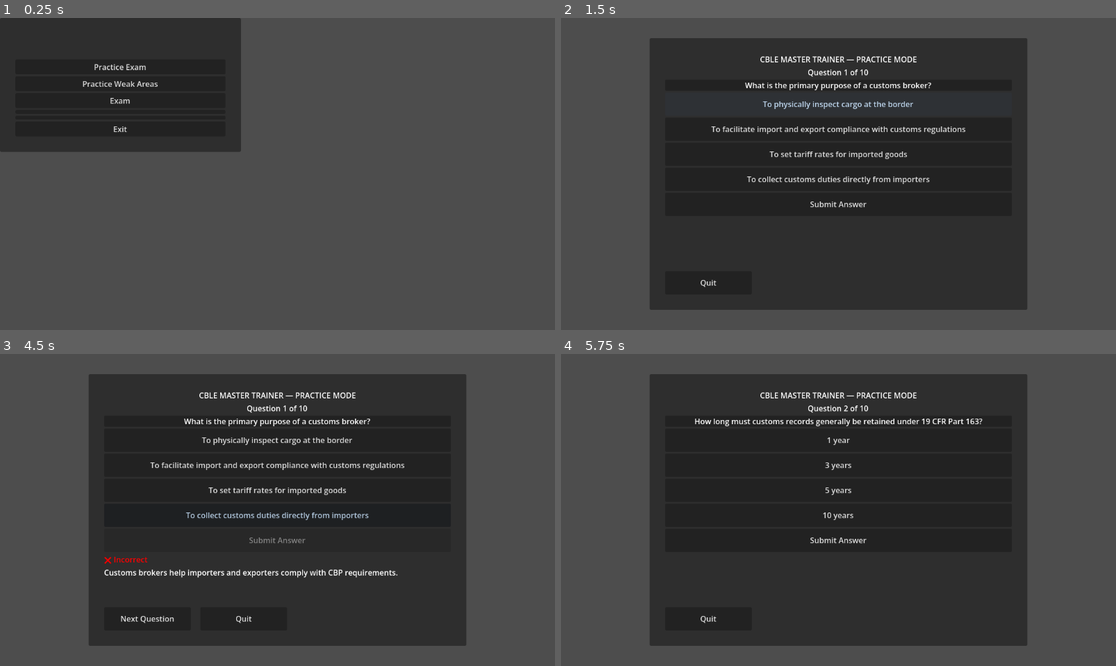
Above: before the commit, frames 1-4 (two rows, left to right).
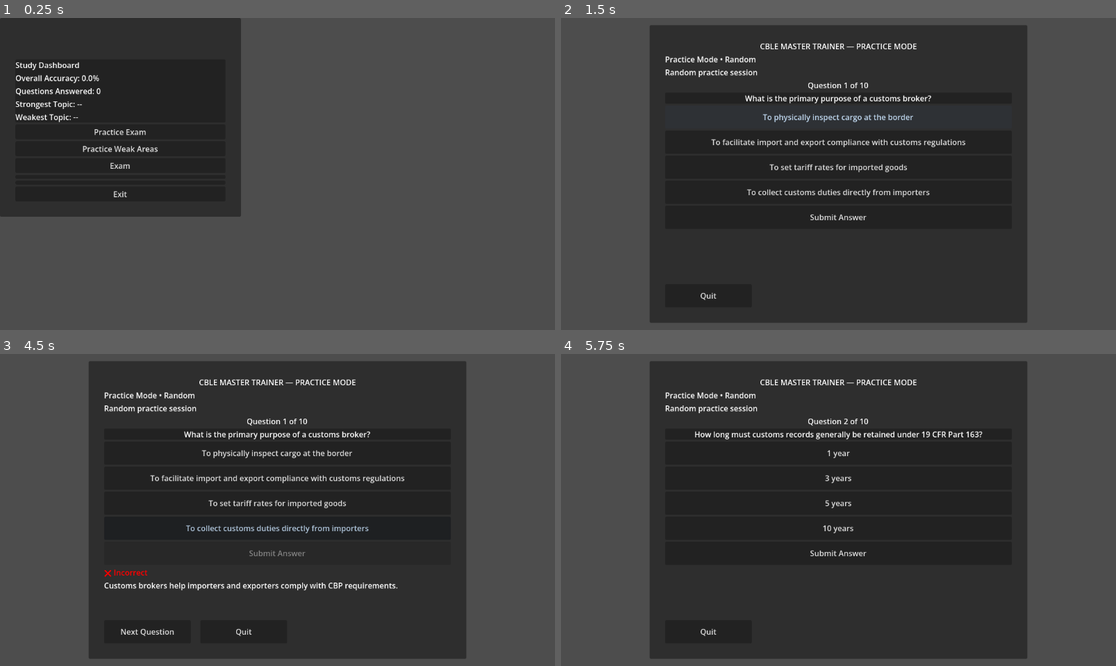
Above: after the commit, the same moments.

Repository: FrissioNx/cble-master-trainer
Game: Godot game, scene res://scenes/menus/MainMenu_Test.tscn
Same seed, same stepped clock (60 frames per second), same inputs: the game is played once before the commit and once after it.
Inputs:
- Up to frame 1 (0.25 s): no input
- Up to frame 2 (1.5 s): click "Practice Exam" at 0.5 s; click "To physically inspect cargo a…" at 1.25 s
- Up to frame 3 (4.5 s): click "To facilitate import and expo…" at 2 s; click "To set tariff rates for impor…" at 2.75 s; click "To collect customs duties dir…" at 3.5 s; click "Submit Answer" at 4.25 s
- Up to frame 4 (5.75 s): click "Next Question" at 5 s

The runs differ from the first frame. In frame 1, 10% of the frame differs, in the area x 0-44%, y 14-64%; in frame 2, 9.9%; in frame 3, 11%, in the area x 16-84%, y 2-98%; in frame 4, 8.1%.

Commit message:
Add persistent study dashboard

Diff:
--- a/scenes/menus/MainMenu_Test.tscn
+++ b/scenes/menus/MainMenu_Test.tscn
@@ -1,6 +1,7 @@
 [gd_scene format=3 uid="uid://el58jprgyqfi"]
 
 [ext_resource type="Script" uid="uid://1ofsc43y2ibx" path="res://scripts/controllers/MainMenuController.gd" id="1_wc1as"]
+[ext_resource type="PackedScene" uid="uid://vm0a8yytln2t" path="res://scenes/shared/DashboardPanel.tscn" id="2_nl533"]
 
 [node name="MainMenu" type="Control" unique_id=561134865]
 layout_mode = 3
@@ -39,6 +40,9 @@
 [node name="SubtitleLabel" type="Label" parent="MarginContainer/CenterContainer/MenuCard/CardMargin/VBoxContainer" unique_id=12281047]
 layout_mode = 2
 
+[node name="DashboardPanel" parent="MarginContainer/CenterContainer/MenuCard/CardMargin/VBoxContainer" unique_id=1292883073 instance=ExtResource("2_nl533")]
+layout_mode = 2
+
 [node name="PracticeButton" type="Button" parent="MarginContainer/CenterContainer/MenuCard/CardMargin/VBoxContainer" unique_id=169761909]
 layout_mode = 2
 text = "Practice Exam"
--- a/scenes/quiz/QuizSession.tscn
+++ b/scenes/quiz/QuizSession.tscn
@@ -47,6 +47,14 @@
 text = "CLBE Master Trainer"
 horizontal_alignment = 1
 vertical_alignment = 1
+
+[node name="ModeLabel" type="Label" parent="MarginContainer/CenterContainer/QuizCard/CardMargin/VBoxContainer" unique_id=386421773]
+unique_name_in_owner = true
+layout_mode = 2
+
+[node name="ReasonLabel" type="Label" parent="MarginContainer/CenterContainer/QuizCard/CardMargin/VBoxContainer" unique_id=625944609]
+unique_name_in_owner = true
+layout_mode = 2
 
 [node name="ProgressLabel" type="Label" parent="MarginContainer/CenterContainer/QuizCard/CardMargin/VBoxContainer" unique_id=881076365]
 unique_name_in_owner = true
--- /dev/null
+++ b/scenes/shared/DashboardPanel.tscn
@@ -0,0 +1,39 @@
+[gd_scene format=3 uid="uid://vm0a8yytln2t"]
+
+[ext_resource type="Script" uid="uid://b8wo588txupgi" path="res://scripts/controllers/DashboardController.gd" id="1_kvmen"]
+
+[node name="DashboardPanel" type="PanelContainer" unique_id=1292883073]
+offset_right = 40.0
+offset_bottom = 40.0
+script = ExtResource("1_kvmen")
+
+[node name="MarginContainer" type="MarginContainer" parent="." unique_id=1115544387]
+layout_mode = 2
+
+[node name="VBoxContainer" type="VBoxContainer" parent="MarginContainer" unique_id=669041676]
+layout_mode = 2
+
+[node name="DashboardTitle" type="Label" parent="MarginContainer/VBoxContainer" unique_id=1931302218]
+unique_name_in_owner = true
+layout_mode = 2
+text = "Study Dashboard"
+
+[node name="AccuracyLabel" type="Label" parent="MarginContainer/VBoxContainer" unique_id=456716603]
+unique_name_in_owner = true
+layout_mode = 2
+text = "Overall Accuracy: --"
+
+[node name="QuestionsAnsweredLabel" type="Label" parent="MarginContainer/VBoxContainer" unique_id=1289821202]
+unique_name_in_owner = true
+layout_mode = 2
+text = "Questions Answered: --"
+
+[node name="StrongestTopicLabel" type="Label" parent="MarginContainer/VBoxContainer" unique_id=2110178321]
+unique_name_in_owner = true
+layout_mode = 2
+text = "Strongest Topic: --"
+
+[node name="WeakestTopicLabel" type="Label" parent="MarginContainer/VBoxContainer" unique_id=333572013]
+unique_name_in_owner = true
+layout_mode = 2
+text = "Weakest Topic: --"
--- /dev/null
+++ b/scripts/controllers/DashboardController.gd
@@ -0,0 +1,45 @@
+extends PanelContainer
+
+@onready var dashboard_title: Label = %DashboardTitle
+@onready var accuracy_label: Label = %AccuracyLabel
+@onready var questions_answered_label: Label = %QuestionsAnsweredLabel
+@onready var strongest_topic_label: Label = %StrongestTopicLabel
+@onready var weakest_topic_label: Label = %WeakestTopicLabel
+
+func _ready():
+	refresh_dashboard()
+
+func refresh_dashboard():
+	dashboard_title.text = "Study Dashboard"
+	accuracy_label.text = "Overall Accuracy: %.1f%%" % StatisticsManager.get_accuracy()
+	questions_answered_label.text = "Questions Answered: %d" % StatisticsManager.total_answered
+
+	var strongest = get_strongest_topic()
+	var weakest = get_weakest_topic()
+
+	strongest_topic_label.text = "Strongest Topic: %s" % strongest
+	weakest_topic_label.text = "Weakest Topic: %s" % weakest
+
+func get_strongest_topic() -> String:
+	var best_topic := "--"
+	var best_accuracy := -1.0
+
+	for topic in StatisticsManager.get_all_topics():
+		var accuracy = StatisticsManager.get_topic_accuracy(topic)
+		if accuracy > best_accuracy:
+			best_accuracy = accuracy
+			best_topic = "%s (%.1f%%)" % [topic, accuracy]
+
+	return best_topic
+
+func get_weakest_topic() -> String:
+	var worst_topic := "--"
+	var worst_accuracy := 101.0
+
+	for topic in StatisticsManager.get_all_topics():
+		var accuracy = StatisticsManager.get_topic_accuracy(topic)
+		if accuracy < worst_accuracy:
+			worst_accuracy = accuracy
+			worst_topic = "%s (%.1f%%)" % [topic, accuracy]
+
+	return worst_topic
--- a/scripts/controllers/QuizController.gd
+++ b/scripts/controllers/QuizController.gd
@@ -41,6 +41,8 @@
 
 @onready var title_label: Label = %TitleLabel
 @onready var progress_label: Label = %ProgressLabel
+@onready var mode_label: Label = %ModeLabel
+@onready var reason_label: Label = %ReasonLabel
 
 @onready var question_label: Label = %QuestionLabel
 
@@ -71,20 +73,16 @@
 
 
 func _ready():
-	print("ROOT CHILDREN:")
-	for child in get_children():
-		print(child.name)
-
-	print("LOOKING FOR TITLE:")
-	print(get_node_or_null("MarginContainer/CenterContainer/QuizCard/CardMargin/VBoxContainer/TitleLabel"))
 	randomize()
 
 	if SessionManager.current_mode == SessionManager.QuizMode.EXAM:
 		title_label.text = "CBLE MASTER TRAINER — EXAM MODE"
 	else:
 		title_label.text = "CBLE MASTER TRAINER — PRACTICE MODE"
+
+	update_mode_label()
+
 	progress_label.text = ""
-
 	feedback_label.text = ""
 	explanation_label.text = ""
 
@@ -123,7 +121,10 @@
 		show_session_complete()
 		return
 
-	current_question = QuestionSelector.get_next_question(remaining_questions)
+	var selection: QuestionSelection = QuestionSelector.get_next_question(remaining_questions)
+
+	current_question = selection.question
+	reason_label.text = selection.reason
 	answered_questions.append(current_question)
 
 	current_question_number += 1
@@ -219,3 +220,13 @@
 
 func _on_quit_button_pressed():
 	get_tree().change_scene_to_file("res://scenes/menus/MainMenu_Test.tscn")
+
+func update_mode_label():
+	if SessionManager.current_mode == SessionManager.QuizMode.EXAM:
+		mode_label.text = "Exam Mode"
+		return
+
+	if SessionManager.selection_mode == SessionManager.SelectionMode.WEAK_AREAS:
+		mode_label.text = "Practice Mode • Weak Areas"
+	else:
+		mode_label.text = "Practice Mode • Random"
--- a/scripts/managers/StatisticsManager.gd
+++ b/scripts/managers/StatisticsManager.gd
@@ -5,10 +5,17 @@
 
 var topic_stats := {}
 
+
+func _ready():
+	load_stats()
+
+
 func reset():
 	total_answered = 0
 	total_correct = 0
 	topic_stats.clear()
+	save_stats()
+
 
 func record_answer(tags: Array, correct: bool):
 	total_answered += 1
@@ -17,7 +24,6 @@
 		total_correct += 1
 
 	for tag in tags:
-
 		if !topic_stats.has(tag):
 			topic_stats[tag] = {
 				"correct": 0,
@@ -29,14 +35,17 @@
 		else:
 			topic_stats[tag]["wrong"] += 1
 
+	save_stats()
+
+
 func get_accuracy():
 	if total_answered == 0:
 		return 0.0
 
 	return (float(total_correct) / float(total_answered)) * 100.0
 
-func get_topic_accuracy(tag:String):
 
+func get_topic_accuracy(tag: String):
 	if !topic_stats.has(tag):
 		return 0.0
 
@@ -48,5 +57,27 @@
 
 	return (float(c) / float(c + w)) * 100.0
 
+
 func get_all_topics():
 	return topic_stats.keys()
+
+
+func save_stats():
+	var data = {
+		"total_answered": total_answered,
+		"total_correct": total_correct,
+		"topic_stats": topic_stats
+	}
+
+	SaveService.save_statistics(data)
+
+
+func load_stats():
+	var data = SaveService.load_statistics()
+
+	if data.is_empty():
+		return
+
+	total_answered = int(data.get("total_answered", 0))
+	total_correct = int(data.get("total_correct", 0))
+	topic_stats = data.get("topic_stats", {})
--- /dev/null
+++ b/scripts/models/QuestionSelection.gd
@@ -0,0 +1,15 @@
+class_name QuestionSelection
+extends RefCounted
+
+var question: Dictionary = {}
+var reason: String = ""
+var strategy: String = ""
+
+func _init(
+	_question: Dictionary = {},
+	_reason: String = "",
+	_strategy: String = ""
+):
+	question = _question
+	reason = _reason
+	strategy = _strategy
--- a/scripts/services/QuestionSelector.gd
+++ b/scripts/services/QuestionSelector.gd
@@ -1,9 +1,10 @@
 class_name QuestionSelector
 extends RefCounted
 
-static func get_next_question(remaining_questions: Array) -> Dictionary:
+
+static func get_next_question(remaining_questions: Array) -> QuestionSelection:
 	if remaining_questions.is_empty():
-		return {}
+		return QuestionSelection.new()
 
 	match SessionManager.selection_mode:
 		SessionManager.SelectionMode.WEAK_AREAS:
@@ -12,24 +13,42 @@
 			return get_random_question(remaining_questions)
 
 
-static func get_random_question(remaining_questions: Array) -> Dictionary:
-	return remaining_questions.pop_front()
+static func get_random_question(remaining_questions: Array) -> QuestionSelection:
+	var question = remaining_questions.pop_front()
+
+	return QuestionSelection.new(
+		question,
+		"Random practice session",
+		"random"
+	)
 
 
-static func get_weak_area_question(remaining_questions: Array) -> Dictionary:
+static func get_weak_area_question(remaining_questions: Array) -> QuestionSelection:
 	var weakest_question_index := 0
 	var weakest_score := 101.0
 
 	for i in range(remaining_questions.size()):
 		var question = remaining_questions[i]
 		var tags = question.get("tags", [])
-		var question_score = get_question_topic_score(tags)
+		var score = get_question_topic_score(tags)
 
-		if question_score < weakest_score:
-			weakest_score = question_score
+		if score < weakest_score:
+			weakest_score = score
 			weakest_question_index = i
 
-	return remaining_questions.pop_at(weakest_question_index)
+	var question = remaining_questions.pop_at(weakest_question_index)
+
+	var reason := "Focusing on weaker topics"
+
+	var tags = question.get("tags", [])
+	if tags.size() > 0:
+		reason = "Focusing on: %s" % tags[0]
+
+	return QuestionSelection.new(
+		question,
+		reason,
+		"weak_areas"
+	)
 
 
 static func get_question_topic_score(tags: Array) -> float:
--- /dev/null
+++ b/scripts/services/SaveService.gd
@@ -0,0 +1,34 @@
+class_name SaveService
+extends RefCounted
+
+const SAVE_PATH := "user://stats.json"
+
+static func save_statistics(data: Dictionary) -> void:
+	var file = FileAccess.open(SAVE_PATH, FileAccess.WRITE)
+
+	if file == null:
+		push_error("Unable to open save file.")
+		return
+
+	file.store_string(JSON.stringify(data, "\t"))
+	file.close()
+
+
+static func load_statistics() -> Dictionary:
+	if !FileAccess.file_exists(SAVE_PATH):
+		return {}
+
+	var file = FileAccess.open(SAVE_PATH, FileAccess.READ)
+
+	if file == null:
+		return {}
+
+	var text = file.get_as_text()
+	file.close()
+
+	var json = JSON.new()
+
+	if json.parse(text) != OK:
+		return {}
+
+	return json.data
Not shown, added: scripts/controllers/DashboardController.gd.uid
Not shown, added: scripts/models/QuestionSelection.gd.uid
Not shown, added: scripts/services/SaveService.gd.uid
